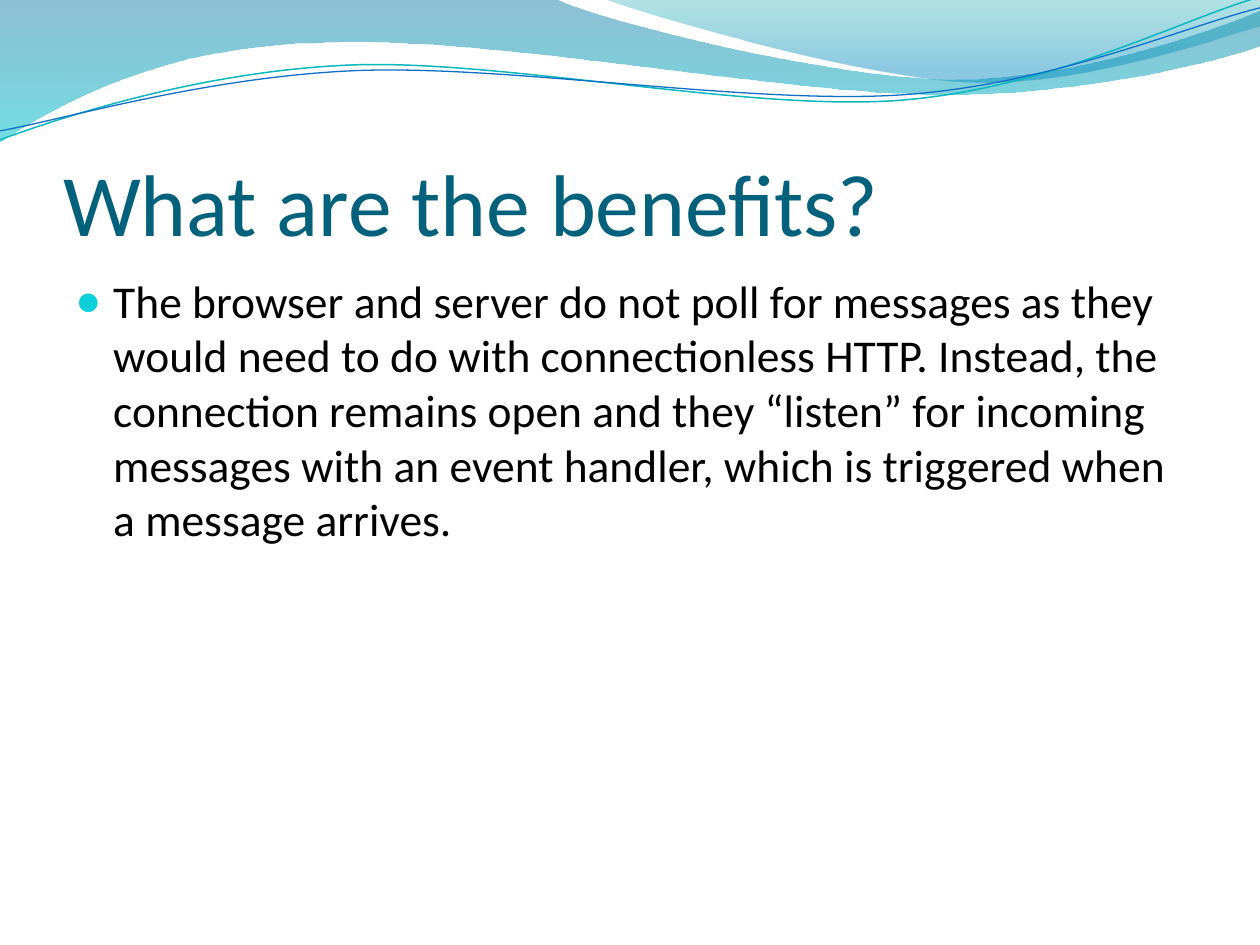
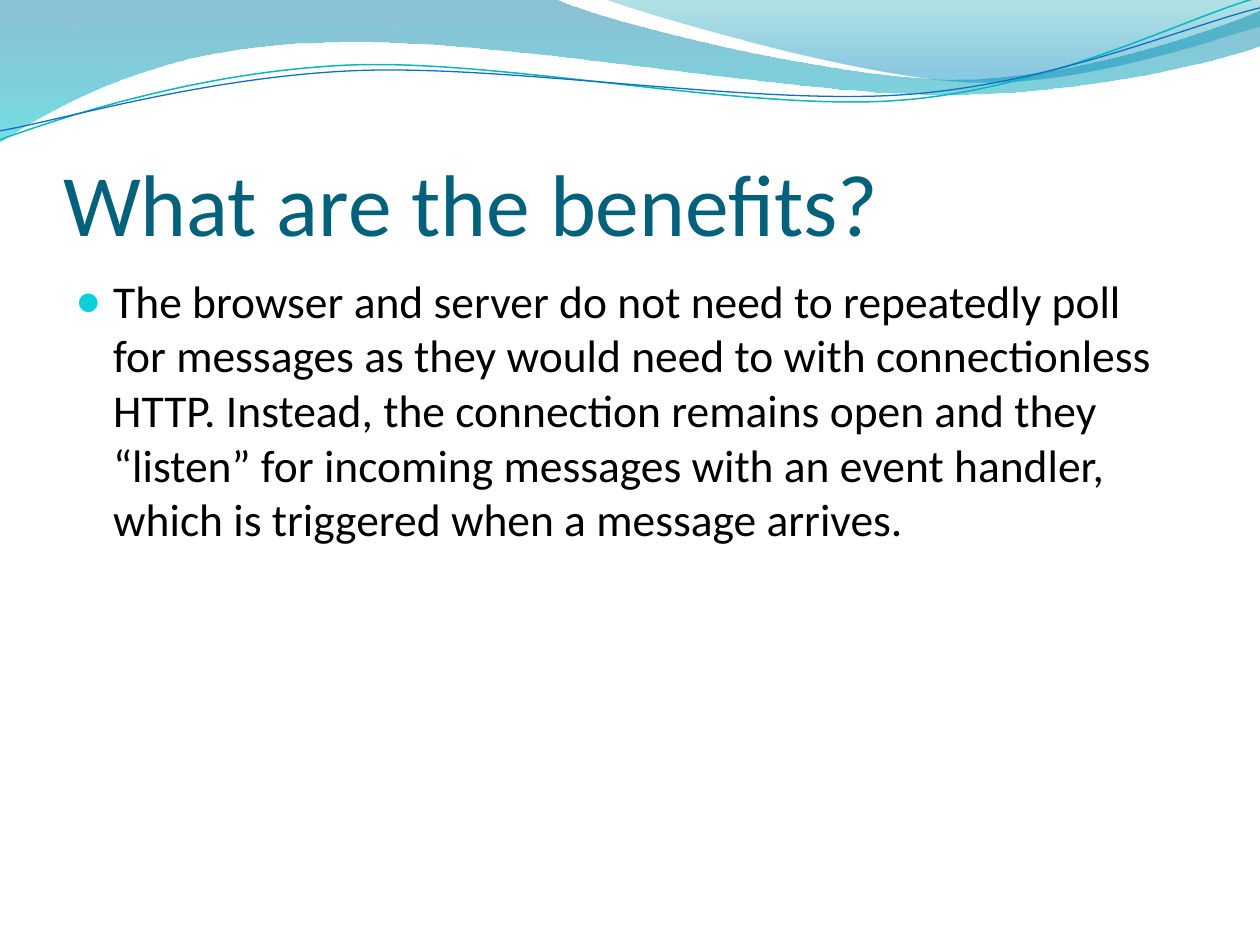
Before and after one commit to kyleema2016/Chatter, a slide deck: slide 8 of WebSocket.pptx (slide 7 before the commit). Drawn at 1260x945 pixels with LibreOffice and Linux fonts; fonts in the diff are those of the drawing; background and template pictures are left out. Boxes give left, top, right and bottom in pixels: in the first picture for what was removed or moved away, otherwise in the second. Text is boxed around its words. In the diff, an @@ line names an element or a change of style, - is before the commit and + after.

Commit message:
Tidied up Server and WebsiteClient projects

```diff
--- a/WebSocket.pptx
+++ b/WebSocket.pptx
@@ text at (113, 286, 1150, 544): text changed @@
-● The browser and server do not poll for messages as they would need to do with connectionless HTTP. Instead, the connection remains open and they “listen” for incoming messages with an event handler, which is triggered when a message arrives.
+● The browser and server do not need to repeatedly poll for messages as they would need to with connectionless HTTP. Instead, the connection remains open and they “listen” for incoming messages with an event handler, which is triggered when a message arrives.
```
Also in this commit, not shown: 4 other slides changed, 5 slides added, 10 other files.
